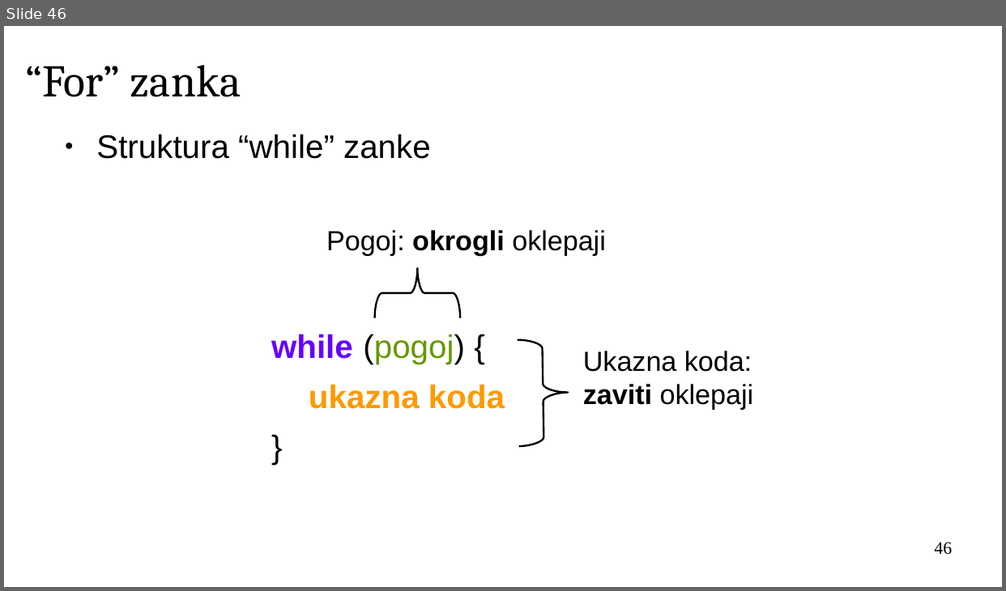
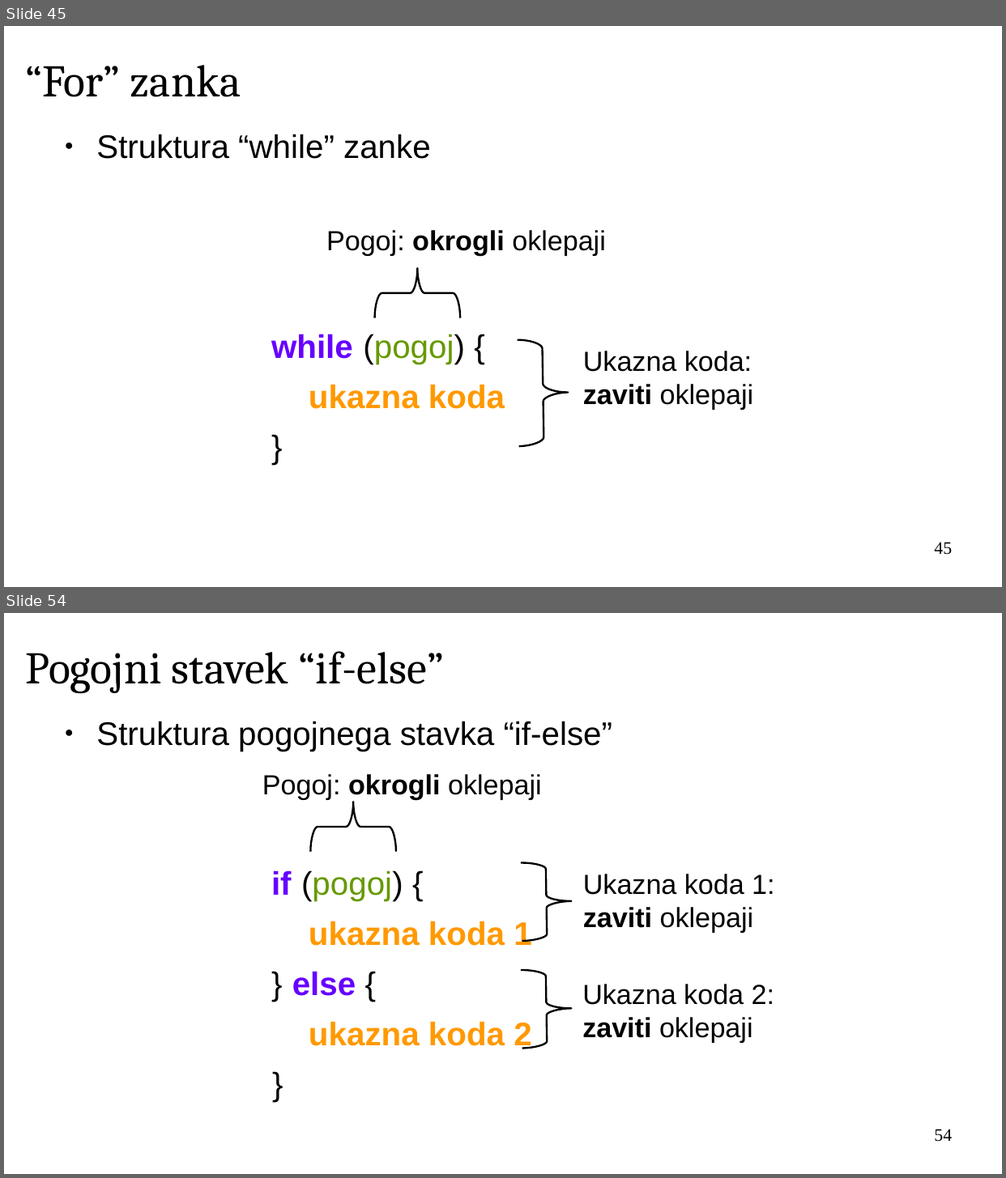
Before and after one commit to janaobsteter/R_tecaj, a slide deck: IT_Rtecaj.odp. Shown one above the other, each under a label of ours: slide 46 before the commit, slides 45 and 54 after it; the slides between them are not shown. The pictures are 1006x591 and 1006x1178 pixels, drawn with LibreOffice and Linux fonts; fonts in the diff are those of the drawing; background and template pictures are left out. Boxes give left, top, right and bottom in pixels: in the first picture for what was removed or moved away, otherwise in the second. Text is boxed around its words. In the diff, an @@ line names an element or a change of style, - is before the commit and + after.

```diff
--- a/IT_Rtecaj.odp
+++ b/IT_Rtecaj.odp
@@ slide 54 added at <box>4,613,1002,1174</box>, background #FFFFFF @@
@@ title added at <box>25,651,444,694</box>, 36 pt, text #000000 @@
+Pogojni stavek “if-else”
@@ text added at <box>96,721,613,1050</box>, 26 pt, text #000000 @@
+● Struktura pogojnega stavka “if-else”
+if (pogoj) {
+ukazna koda 1
+} else {
+ukazna koda 2
+}
@@ text added at <box>262,774,542,800</box>, 22 pt, text #000000 @@
+Pogoj: okrogli oklepaji
@@ freeform shape added at <box>310,802,396,852</box>, outline #000000 1.5 pt @@
@@ freeform shape added at <box>522,862,573,941</box>, outline #000000 1.5 pt @@
@@ text added at <box>583,874,774,932</box>, 22 pt, text #000000 @@
+Ukazna koda 1:
+zaviti oklepaji
@@ freeform shape added at <box>522,969,573,1048</box>, outline #000000 1.5 pt @@
@@ text added at <box>582,984,774,1043</box>, 22 pt, text #000000 @@
+Ukazna koda 2:
+zaviti oklepaji
@@ page number added at <box>934,1129,952,1142</box>, 14 pt, text #000000 @@
+54
@@ what was slide 46 is now slide 45 @@
@@ page number at <box>934,542,952,555</box>: text changed @@
-46
+45
```
Also in this commit, not shown: 11 slides changed, 16 other slides added, 1 other file.
